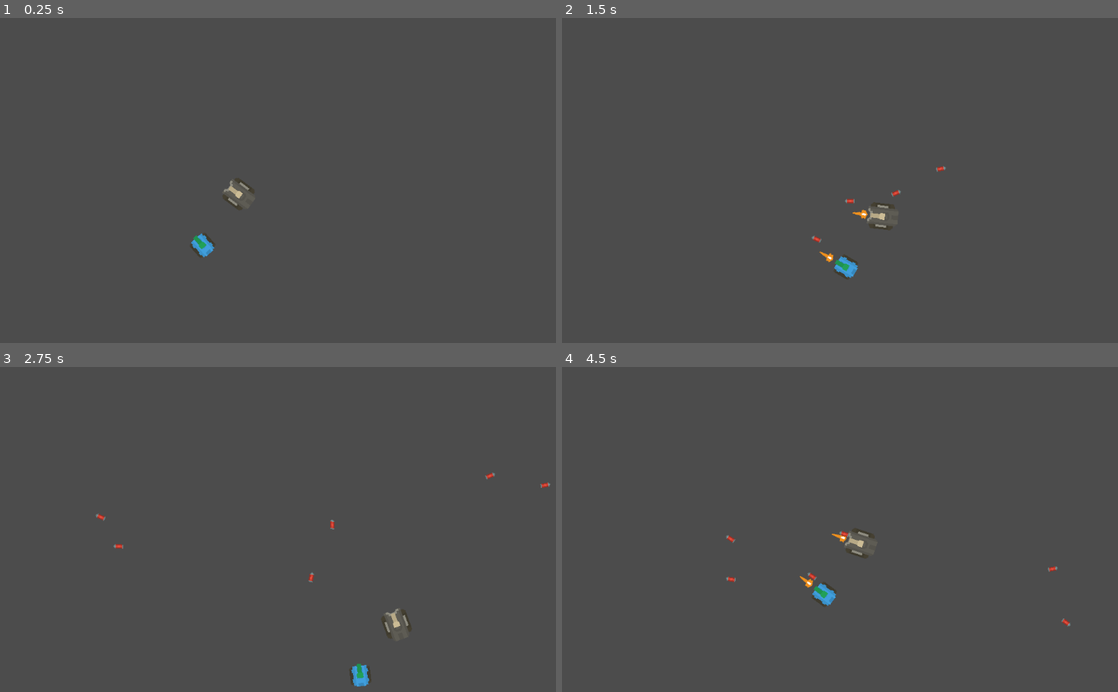
Above: before the commit, frames 1-4 (two rows, left to right).
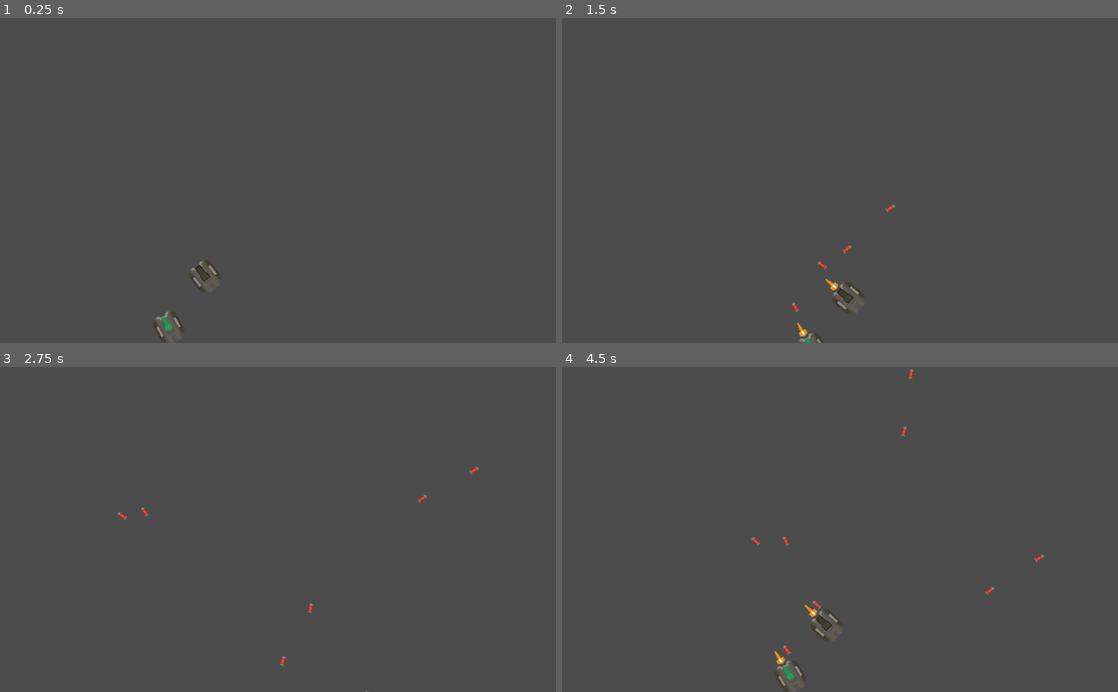
Above: after the commit, the same moments.

Repository: hadougamer/udemy-godot
Game: Godot game, scene res://scenes/test.tscn
Two runs of this game, one before a commit and one after it. Both use one fixed random seed, a clock stepped at 60 frames per second and the inputs below. This scene is started directly instead of the project's main scene.
Inputs (mouse positions are in pixels of both pictures, inside the frame that each line leads up to):
- Up to frame 1 (0.25 s): no input
- Up to frame 2 (1.5 s): tap Enter at 0.5 s; move the mouse to (962, 164) at 0.52 s; hold Right (ui_right) 0.53-1.28 s; tap Ctrl (ui_shoot) at 0.6, 1.35 s; move the mouse to (728, 196) at 1.27 s; hold Down (ui_down) from 1.28 s (still down)
- Up to frame 3 (2.75 s): move the mouse to (333, 458) at 2.02 s; release Down (ui_down) at 2.03 s; hold Right (ui_right) from 2.03 s (still down); tap Ctrl (ui_shoot) at 2.1 s
- Up to frame 4 (4.5 s): move the mouse to (812, 594) at 2.77 s; release Right (ui_right) at 2.78 s; hold Up (ui_up) 2.78-3.53 s; tap Ctrl (ui_shoot) at 2.85, 3.6, 4.35 s; move the mouse to (1006, 578) at 3.52 s; hold Left (ui_left) from 3.53 s (still down); move the mouse to (673, 480) at 4.27 s

The runs differ from the first frame. In frame 1, 0.7% of the frame differs, in the area x 27-46%, y 49-100%; in frame 2, 0.9%; in frame 3, 0.6%; in frame 4, 1.2%, in the area x 29-92%, y 0-100%.

Commit message:
Add bullet to tank by script

Diff:
--- a/Rouge Tank/scenes/tank.tscn
+++ b/Rouge Tank/scenes/tank.tscn
@@ -1,8 +1,8 @@
 [gd_scene load_steps=8 format=2]
 
-[ext_resource path="res://sprites/tankBody_blue_outline.png" type="Texture" id=1]
+[ext_resource path="res://sprites/tankSand_barrel1.png" type="Texture" id=1]
 [ext_resource path="res://scripts/tank.gd" type="Script" id=2]
-[ext_resource path="res://sprites/tankDark_barrel1_outline.png" type="Texture" id=3]
+[ext_resource path="res://sprites/tankBody_darkLarge.png" type="Texture" id=3]
 [ext_resource path="res://sprites/shotLarge.png" type="Texture" id=4]
 [ext_resource path="res://sprites/shotOrange.png" type="Texture" id=5]
 [ext_resource path="res://sprites/shotRed.png" type="Texture" id=6]
@@ -48,6 +48,8 @@
 }
 
 [node name="tank" type="KinematicBody2D"]
+position = Vector2( -1008.73, 85.6696 )
+rotation = -1.47258
 script = ExtResource( 2 )
 
 [node name="poly" type="CollisionPolygon2D" parent="."]
@@ -55,13 +57,13 @@
 
 [node name="Sprite" type="Sprite" parent="."]
 rotation = 1.5708
-texture = ExtResource( 1 )
+texture = ExtResource( 3 )
 
 [node name="barrel" type="Node2D" parent="."]
 
 [node name="sprite" type="Sprite" parent="barrel"]
 rotation = 1.5708
-texture = ExtResource( 3 )
+texture = ExtResource( 1 )
 offset = Vector2( -0.323739, -9.43643 )
 
 [node name="muzzle" type="Position2D" parent="barrel"]
--- a/Rouge Tank/scenes/test.tscn
+++ b/Rouge Tank/scenes/test.tscn
@@ -5,9 +5,11 @@
 [node name="Node2D" type="Node2D"]
 
 [node name="tank" parent="." instance=ExtResource( 1 )]
-position = Vector2( 440.982, 326.264 )
+position = Vector2( 378.595, 478.058 )
+rotation = -2.4258
+barrel = 1
 
 [node name="tank2" parent="." instance=ExtResource( 1 )]
-position = Vector2( 373.719, 420.412 )
-body = 1
+position = Vector2( 311.332, 572.206 )
+rotation = -2.24456
 barrel = 2
--- a/Rouge Tank/scripts/tank.gd
+++ b/Rouge Tank/scripts/tank.gd
@@ -1,3 +1,4 @@
+tool
 extends KinematicBody2D
 
 var speed=200
@@ -5,9 +6,22 @@
 # Loads scene from library
 var pre_bullet=preload("res://scenes/bullet.tscn")
 
+# Bullet group name
+var BULLET_TANK_GROUP = "bullet-" + str(self)
+
 # Export variables are avaiable outside this object
-export(int, "bigRed", "blue", "dark", "darkLarge", "huge", "red", "sand") var body   = 3
-export var barrel = 4
+export(
+	int,
+	"bigRed",
+	"blue",
+	"dark",
+	"darkLarge",
+	"huge",
+	"red",
+	"sand"
+) var body   = 3 setget set_body #register a callback
+
+export var barrel = 4 setget set_barrel
 
 # Tank skin list
 var bodies = [
@@ -32,12 +46,16 @@
 ]
 
 func _ready():
+	print(self)
+	pass
+
+func _draw():
 	$Sprite.texture = load(bodies[ body ])
 	$"barrel/sprite".texture = load(barrels[ barrel ])
 
-	pass
-
 func _process(delta):
+	if Engine.editor_hint:
+		return
 
 	var dir_x=0;
 	var dir_y=0;
@@ -55,7 +73,7 @@
 	if Input.is_action_just_pressed("ui_shoot"):
 		# Get the number of bullets (on cannon bullet group)
 		# limit the number of bullets to max three (3)
-		if get_tree().get_nodes_in_group("cannon_bullet").size() < 9:
+		if get_tree().get_nodes_in_group( BULLET_TANK_GROUP ).size() < 9:
 
 			# Instances bullet
 			var bullet = pre_bullet.instance()
@@ -64,6 +82,9 @@
 
 			# Modify the bullet rirection (to rotate)
 			bullet.dir = Vector2( cos(rotation), sin(rotation) ).normalized()
+
+			# Add the bullet to the current cannon group
+			bullet.add_to_group( BULLET_TANK_GROUP )
 
 			#attach to parent
 			$"../".add_child(bullet)
@@ -75,3 +96,15 @@
 	translate( Vector2(dir_x, dir_y) * delta * speed )
 
 	pass
+
+func set_body(value):
+	body=value # change body value
+	if Engine.editor_hint:
+		# On editor mode
+		update() # redraw the object
+
+func set_barrel(value):
+	barrel=value # change body value
+	if Engine.editor_hint:
+		# On editor mode
+		update() # redraw the object
